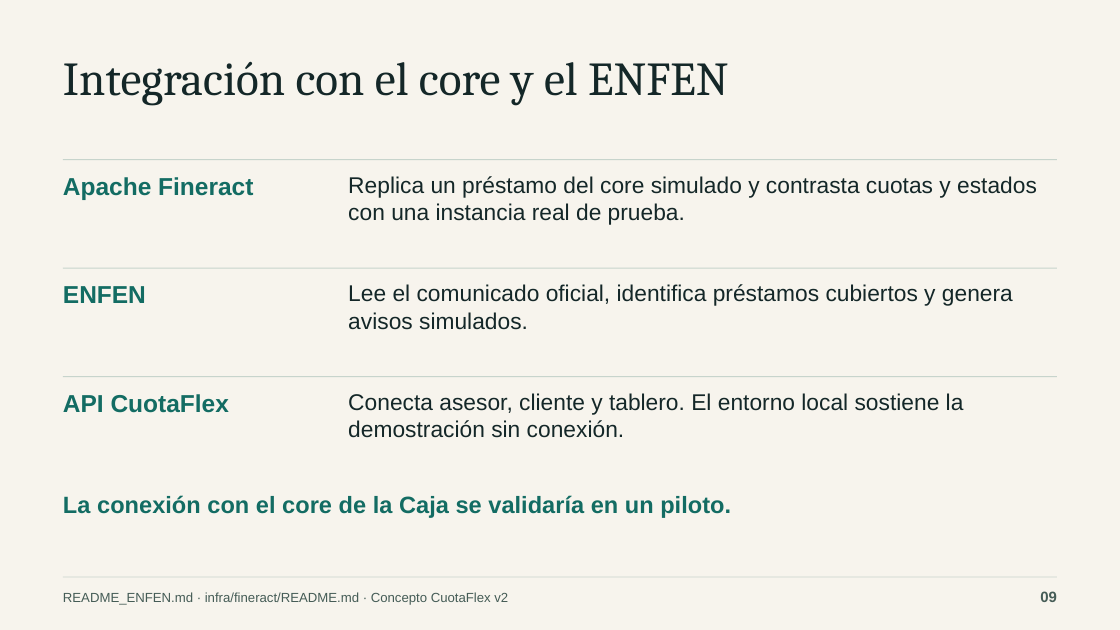
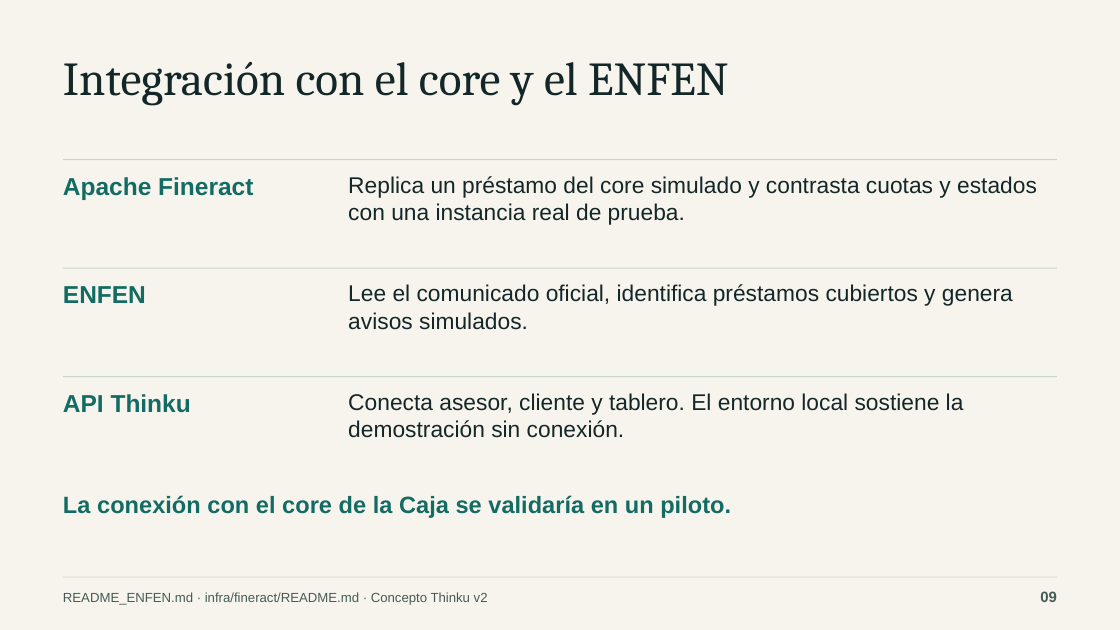
Before and after one commit to Defartion/Hackathon-Caja-Trujillo, a slide deck: slide 9 of docs/pitch/CuotaFlex-pitch.pptx. Drawn at 1120x630 pixels with LibreOffice and Linux fonts; fonts in the diff are those of the drawing. Boxes give left, top, right and bottom in pixels: in the first picture for what was removed or moved away, otherwise in the second. Text is boxed around its words. In the diff, an @@ line names an element or a change of style, - is before the commit and + after.

Commit message:
Rediseño: Thinku en el README, el concepto v3, el pitch y el video
- README, puntero docs/CONCEPTO.md y documentos de la final (video, módulo en vivo, propiedad
  intelectual) con el nombre nuevo.
- Concepto v3: texto, resumen, diagrama de arquitectura regenerado con mermaid-cli y PDF exportado
  de nuevo con su script. El concepto de la fase 1 y la versión 2 se conservan sin cambios.
- Pitch: guion, banco de preguntas y README; resumen A4 regenerado con generar_one_pager.py.
  Presentación: textos y notas con Thinku, gráfico de sensibilidad con la misma data y el rótulo
  nuevo, y la captura del celular con la app actual del cliente; PDF exportado con Impress.
- Script del video: subtítulos, carpeta de salida (~/Videos/Thinku) y lectura del KPI del tablero.
- Los nombres de archivo de los PDF y la presentación no cambian, para no romper enlaces compartidos.
- Sistema de diseño: sección de vistas amplias, columnas y paneles plegables, capturas 01-12
  actualizadas y 13-16 nuevas.

```diff
--- a/docs/pitch/CuotaFlex-pitch.pptx
+++ b/docs/pitch/CuotaFlex-pitch.pptx
@@ text at (x1=63, y1=394, x2=191, y2=413): text changed @@
-API CuotaFlex
+API Thinku
@@ text at (x1=63, y1=592, x2=488, y2=605): text changed @@
-README_ENFEN.md · infra/fineract/README.md · Concepto CuotaFlex v2
+README_ENFEN.md · infra/fineract/README.md · Concepto Thinku v2
```
Also in this commit, not shown: 6 other slides changed, 37 other files.
